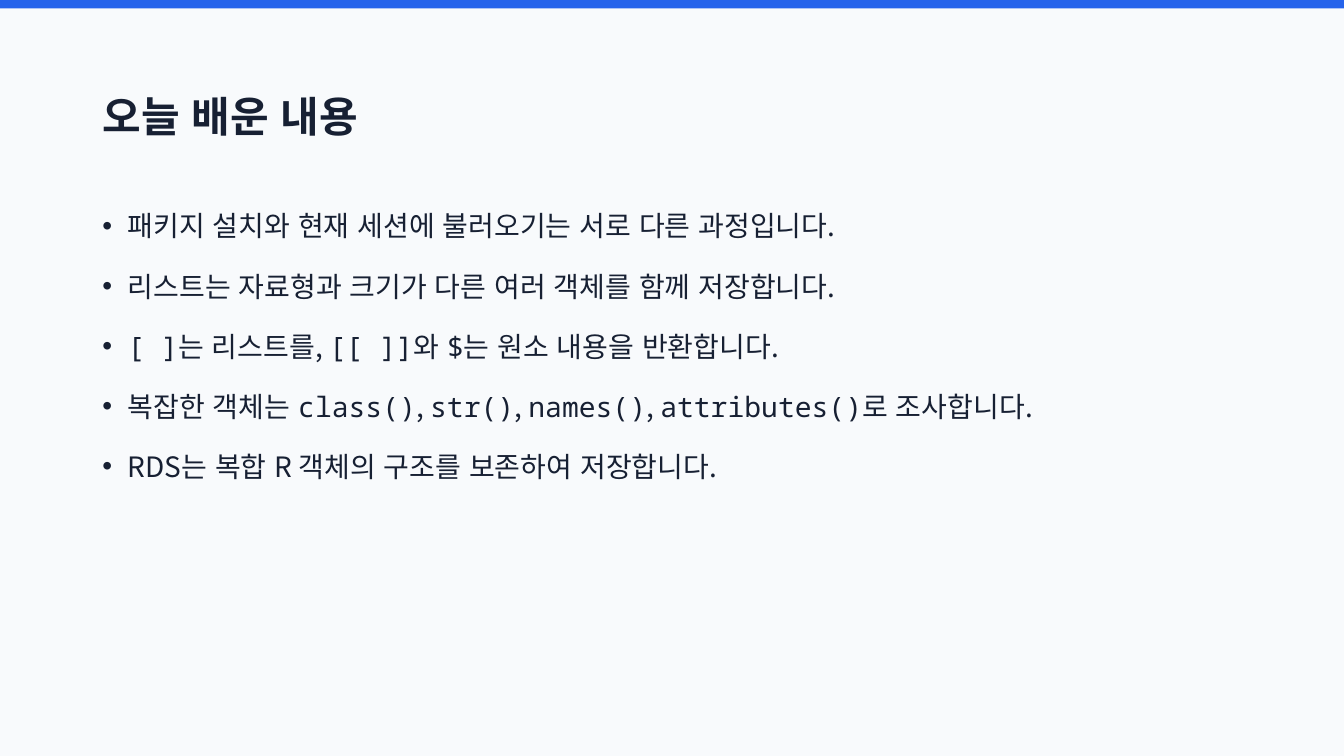
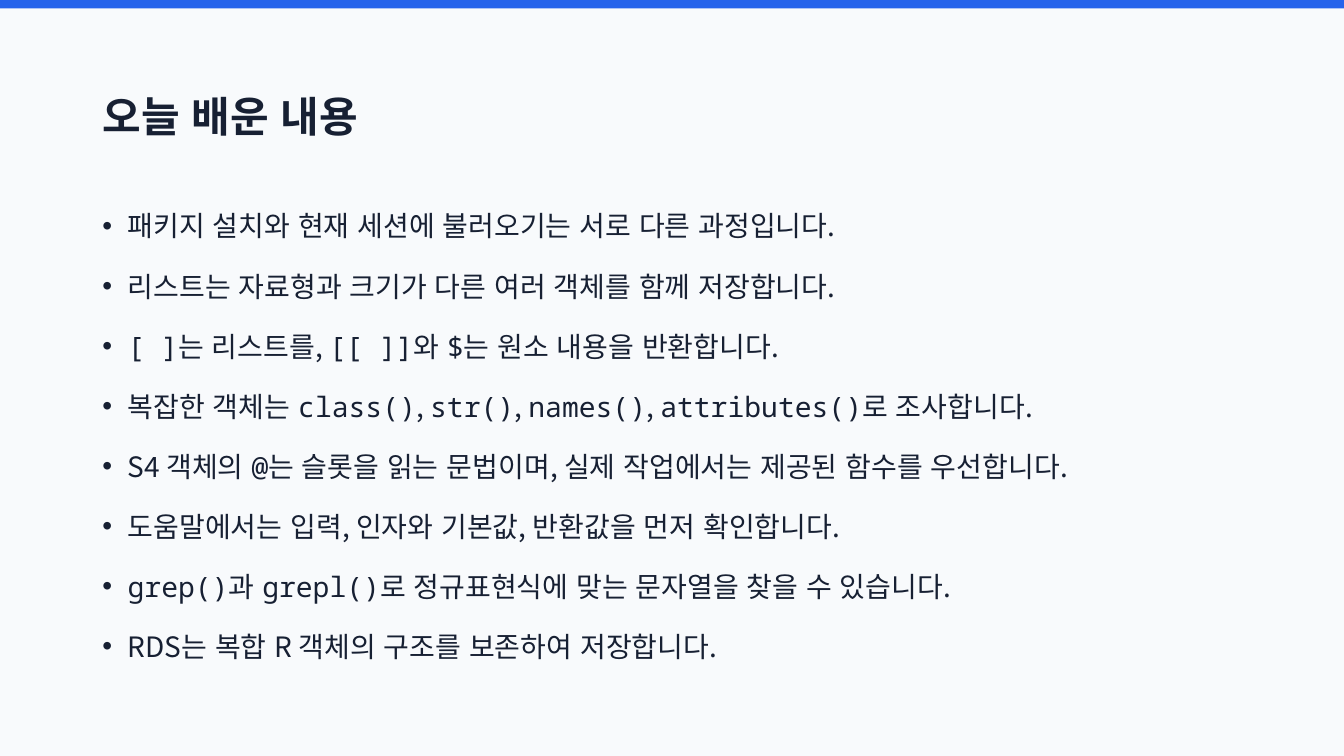
Before and after one commit to joonion/r-programming-basic, a slide deck: slide 73 of slides/11_packages_lists_and_objects.pptx (slide 67 before the commit). Drawn at 1344x756 pixels with LibreOffice and Linux fonts; fonts in the diff are those of the drawing. Boxes give left, top, right and bottom in pixels: in the first picture for what was removed or moved away, otherwise in the second. Text is boxed around its words. In the diff, an @@ line names an element or a change of style, - is before the commit and + after.

```diff
--- a/slides/11_packages_lists_and_objects.pptx
+++ b/slides/11_packages_lists_and_objects.pptx
@@ text at [128,453,1068,604]: paragraphs added @@
+• S4 객체의 @는 슬롯을 읽는 문법이며, 실제 작업에서는 제공된 함수를 우선합니다.
+• 도움말에서는 입력, 인자와 기본값, 반환값을 먼저 확인합니다.
+• grep()과 grepl()로 정규표현식에 맞는 문자열을 찾을 수 있습니다.
```
Also in this commit, not shown: 4 other slides changed, 6 slides added, 19 other files.
